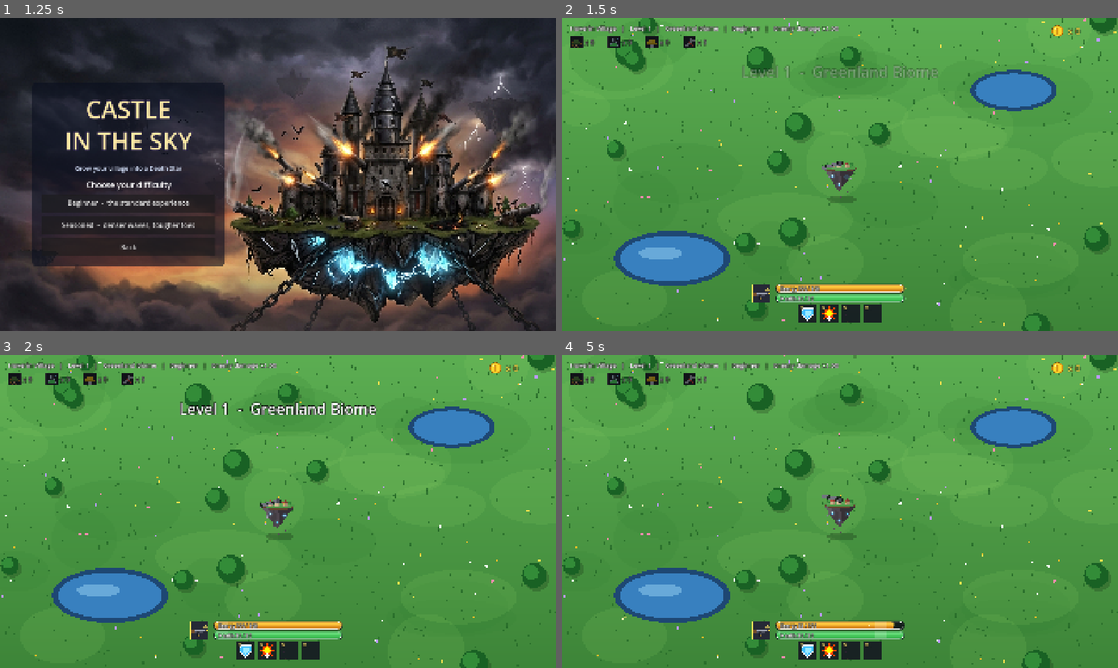
Above: before the commit, frames 1-4 (two rows, left to right).
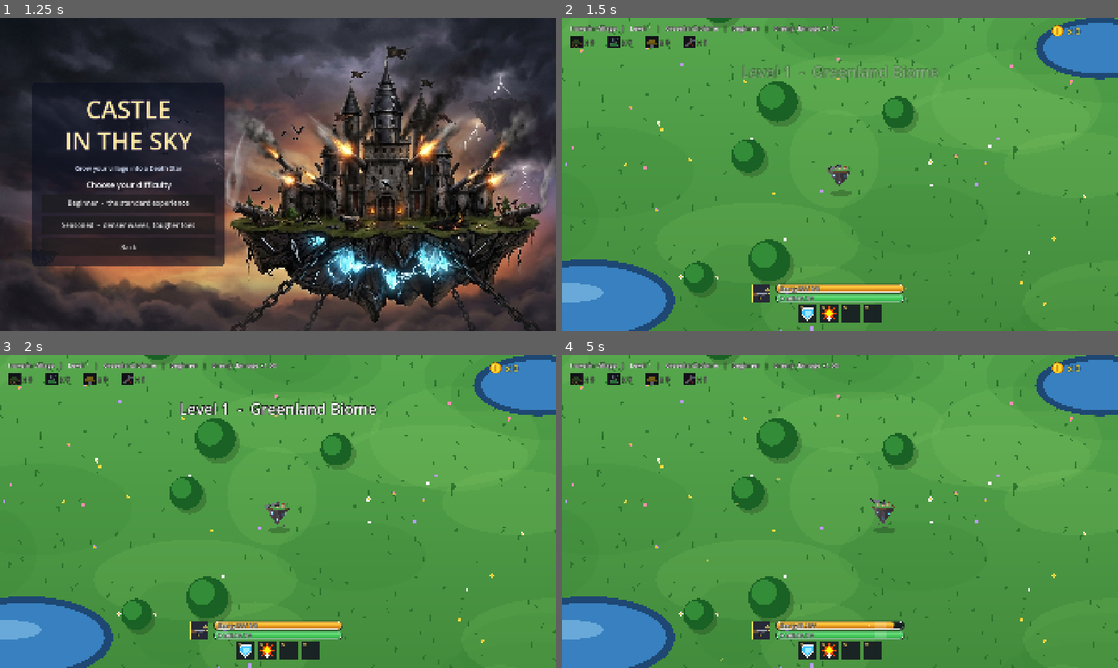
Above: after the commit, the same moments.

Repository: Felankor/adam2d
Game: Godot game, scene res://menu.tscn
The game is run twice, just before and just after one commit, with the same random seed, the same clock (stepped at 60 frames per second) and the same inputs.
Inputs (mouse positions are in pixels of both pictures, inside the frame that each line leads up to):
- Up to frame 1 (1.25 s): click "New Game" at 0.5 s
- Up to frame 2 (1.5 s): click "Beginner - the standard exper…" at 1.25 s
- Up to frame 3 (2 s): no input
- Up to frame 4 (5 s): move the mouse to (962, 495) at 2.02 s; hold D (move_right, bound only after the commit) 2.03-2.75 s; hold Tab (open_shop) 2.03-2.75 s; click (962, 495) at 2.17 s; tap Enter at 2.75 s; drag from (728, 527) to (812, 574) at 2.77 s; tap Space (pause_game) at 3.5 s; move the mouse to (895, 442) at 3.52 s; hold D (move_right, bound only after the commit) 3.53-4.25 s; hold Tab (open_shop) 3.53-4.25 s; click (895, 442) at 3.67 s; drag from (812, 574) to (673, 464) at 4.27 s

Frame 1 is identical in both runs. In frame 2, 19% of the frame differs, in the area x 0-100%, y 0-100%; in frame 3, 19%; in frame 4, 19%.

Commit message:
Moving Castle, Zoom and other features

Diff:
--- a/base.gd
+++ b/base.gd
@@ -57,6 +57,9 @@
 var skill_cd_max: Array[float] = [BARRIER_COOLDOWN, BOOST_COOLDOWN, 1.0, 1.0]
 var barrier_time: float = 0.0
 var boost_time: float = 0.0
+var move_speed: float = 280.0
+var move_mult: float = 1.0          # Thrusters perk: +5% per reward pick
+var _vel: Vector2 = Vector2.ZERO
 
 var aim_angle: float = 0.0
 var _fire_cd: float = 0.0
@@ -142,6 +145,7 @@
 		"max_energy": max_energy,
 		"energy_regen": energy_regen,
 		"damage_mult": damage_mult,
+		"move_mult": move_mult,
 		"weapon_tier": weapon_tier,
 		"auto_cannons": auto_cannons,
 		"auto_interval": auto_interval,
@@ -163,6 +167,7 @@
 	energy = max_energy
 	energy_regen = float(d.get("energy_regen", 20.0))
 	damage_mult = float(d.get("damage_mult", 1.0))
+	move_mult = float(d.get("move_mult", 1.0))
 	weapon_tier = clampi(int(d.get("weapon_tier", 1)), 0, Weapons.MAX_TIER)
 	auto_cannons = int(d.get("auto_cannons", 0))
 	auto_interval = float(d.get("auto_interval", 1.5))
@@ -185,6 +190,7 @@
 	energy = minf(energy + energy_regen * delta, max_energy)
 	_fire_cd -= delta
 	aim_angle = (get_global_mouse_position() - global_position).angle()
+	_move(delta)
 
 	for i in skill_cd.size():
 		skill_cd[i] = maxf(skill_cd[i] - delta, 0.0)
@@ -227,6 +233,22 @@
 			heal(1.0)
 
 	queue_redraw()
+
+# The castle can be flown around the map with the move keys (WASD by default).
+func _move(delta: float) -> void:
+	var dir := Vector2(
+		Input.get_action_strength("move_right") - Input.get_action_strength("move_left"),
+		Input.get_action_strength("move_down") - Input.get_action_strength("move_up"))
+	if dir.length() > 1.0:
+		dir = dir.normalized()
+	_vel = _vel.lerp(dir * move_speed * move_mult, 1.0 - exp(-7.0 * delta))
+	if _vel.length() < 1.0 and dir == Vector2.ZERO:
+		_vel = Vector2.ZERO
+		return
+	var view := Settings.view_rect()
+	var lo := view.position + Vector2(170.0, 210.0)
+	var hi := view.end - Vector2(170.0, 340.0)
+	position = (position + _vel * delta).clamp(lo, hi)
 
 func _fire(angle: float, dmg: float, is_auto: bool) -> void:
 	var dir := Vector2.RIGHT.rotated(angle)
--- a/boss.gd
+++ b/boss.gd
@@ -98,9 +98,9 @@
 	_heading = vel.angle()
 	vel += _update_dodge(delta)      # bosses sidestep shots that fly straight at them
 	position += vel * delta
-	var limit := Settings.WORLD_SIZE
+	var view := Settings.view_rect()
 	var m := radius + 40.0
-	position = position.clamp(Vector2(m, m + 90.0), Vector2(limit.x - m, limit.y - 200.0 - radius * 0.3))
+	position = position.clamp(view.position + Vector2(m, m + 40.0), view.end - Vector2(m, 120.0 + radius * 0.3))
 
 	if regen_rate > 0.0 and hp < max_hp:
 		hp = minf(hp + max_hp * regen_rate * delta, max_hp)
--- a/enemy.gd
+++ b/enemy.gd
@@ -9,7 +9,9 @@
 static var space_mode: bool = false
 var space: bool = false
 
-var kind: String = "soldier"      # "soldier", "tank", "mech", "void" (Boss uses "boss")
+var kind: String = "soldier"      # "soldier", "tank", "mech", "worm", "golem", "demon", "hunter", "void" (Boss uses "boss")
+var is_small: bool = false        # a small golem (spawned when a golem dies) does not split again
+var shoot_interval: float = 2.4
 var is_minion: bool = false       # summoned by a boss: no gold, vanishes when the boss dies
 var is_ally: bool = false
 var hp: float = 10.0
@@ -73,6 +75,40 @@
 			e.damage = 2.0 * dmg_mult
 			e.reward = 3 + int(level * 0.4)
 			e.radius = 22.0
+		"worm":       # Mudland: Bloodworm - tiny, very fast, fragile
+			e.hp = (5.0 + lvl * 1.2) * GameState.hp_mult()
+			e.speed = minf(250.0 + lvl * 4.0, 400.0) * GameState.speed_mult()
+			e.damage = 0.7 * dmg_mult
+			e.reward = 1 + int(level * 0.3)
+			e.radius = 11.0
+		"golem":      # Rocky Mountain: bigger and stronger than a tank, same speed
+			e.hp = (90.0 + lvl * 25.0) * GameState.hp_mult()
+			e.speed = minf(32.0 + lvl * 1.5, 70.0) * GameState.speed_mult()
+			e.damage = 5.0 * dmg_mult
+			e.armor = 0.25
+			e.reward = 8 + int(level * 0.7)
+			e.radius = 38.0
+		"demon":      # Hell: faster and stronger than a golem, 3x its health
+			e.hp = (90.0 + lvl * 25.0) * 3.0 * GameState.hp_mult()
+			e.speed = minf(32.0 + lvl * 1.5, 70.0) * 1.6 * GameState.speed_mult()
+			e.damage = 8.0 * dmg_mult
+			e.armor = 0.1
+			e.reward = 25 + int(level * 1.2)
+			e.radius = 42.0
+		"hunter":     # Space: spawn in packs of 5, dodge again and again, shoot from far away
+			e.hp = (20.0 + lvl * 2.5) * GameState.hp_mult()
+			e.speed = minf(120.0 + lvl * 2.0, 190.0) * GameState.speed_mult()
+			e.damage = 1.5 * dmg_mult
+			e.shoots = true
+			e.shoot_range = randf_range(800.0, 940.0)    # twice a tank's range
+			e.shoot_interval = 3.0
+			e._shoot_cd = randf_range(0.5, 2.5)
+			e.dodge_chance = 0.9
+			e.dodge_cd_time = 0.3
+			e.dodge_dash = 420.0
+			e.reward = 3 + int(level * 0.4)
+			e.radius = 20.0
+			e.space = true
 		_:
 			e.kind = "soldier"
 			e.hp = (10.0 + lvl * 4.0) * GameState.hp_mult()
@@ -80,7 +116,7 @@
 			e.damage = 1.0 * dmg_mult
 			e.reward = 1 + int(level * 0.5)
 			e.radius = 15.0
-	if space_mode:
+	if space_mode and (e.kind == "tank" or e.kind == "mech" or e.kind == "soldier"):
 		e.space = true
 		match e.kind:
 			"tank":      # starship
@@ -101,6 +137,20 @@
 	e.max_hp = e.hp
 	return e
 
+# The smaller golem left behind when a golem is destroyed.
+static func make_small_golem(parent: Enemy) -> Enemy:
+	var e := Enemy.new()
+	e.kind = "golem"
+	e.is_small = true
+	e.hp = parent.max_hp * 0.4
+	e.max_hp = e.hp
+	e.speed = parent.speed
+	e.damage = parent.damage * 0.55
+	e.armor = parent.armor
+	e.reward = maxi(parent.reward / 2, 1)
+	e.radius = 22.0
+	return e
+
 # A weak soldier summoned by a boss. Gives no gold.
 static func make_minion(level: int, hp_scale: float = 0.35) -> Enemy:
 	var e := Enemy.make("soldier", level)
@@ -170,7 +220,7 @@
 		_heading = to_target.angle()
 		_shoot_cd -= delta
 		if _shoot_cd <= 0.0:
-			_shoot_cd = 2.4
+			_shoot_cd = shoot_interval
 			shoot.emit(position + Vector2.RIGHT.rotated(_heading) * 38.0, damage)
 			Sfx.play("tank_fire", -3.0)
 		position += _update_dodge(delta) * delta
@@ -242,8 +292,10 @@
 	_scale_pop = 0.12
 	var back := -Vector2.RIGHT.rotated(_heading)
 	match kind:
-		"tank":
-			_hit_reaction(back, 35.0)    # heavy: barely moves
+		"tank", "golem", "demon":
+			_hit_reaction(back, 35.0 if kind == "tank" else 20.0)    # heavy: barely moves
+		"worm":
+			_hit_reaction(back, 300.0)
 		"mech":
 			_hit_reaction(back, 260.0)   # light: gets thrown back
 		_:
@@ -257,7 +309,7 @@
 	Fx.spawn(par, "number", position + Vector2(0, -radius - 12.0), Color.WHITE, str(int(ceil(dealt))), 1.0, 0.7)
 	if hp <= 0.0:
 		dead = true
-		if kind == "mech":
+		if kind == "mech" or kind == "golem" or kind == "demon":
 			Fx.spawn(par, "explosion", position, Color.WHITE, "", 1.0, 0.6)
 			Sfx.play("explode")
 		else:
@@ -284,6 +336,14 @@
 				_draw_corvette(s)
 			else:
 				_draw_mech(s)
+		"worm":
+			_draw_worm(s)
+		"golem":
+			_draw_golem(s)
+		"demon":
+			_draw_demon(s)
+		"hunter":
+			_draw_hunter(s)
 		"void":
 			_draw_void_lesser(s)
 		_:
@@ -432,3 +492,74 @@
 	draw_line(Vector2(-12, 6), Vector2(18, 4), _c(Color(0.28, 0.3, 0.4)), 2.0)
 	draw_circle(Vector2(10, 0), 5.0, _c(Color(0.5, 0.92, 1.0)))
 	draw_circle(Vector2(-17, 0), 2.5, _c(Color(1.0, 0.2, 0.2)))
+
+# ---------- Biome-specific enemies ----------
+
+# Mudland: Bloodworm
+func _draw_worm(s: float) -> void:
+	draw_set_transform(Vector2.ZERO, _heading, Vector2(s, s))
+	for i in range(6, 0, -1):
+		var y := sin(_walk * 0.35 - float(i) * 0.9) * 4.0
+		var rr := 6.0 - float(i) * 0.6
+		draw_circle(Vector2(-float(i) * 5.0, y), rr, _c(Color(0.62, 0.1, 0.14).lerp(Color(0.32, 0.04, 0.08), float(i) / 6.0)))
+	draw_circle(Vector2(3, 0), 6.0, _c(Color(0.78, 0.16, 0.2)))
+	_poly([Vector2(8, -3), Vector2(13, 0), Vector2(8, 3)], Color(0.2, 0.02, 0.04))
+	draw_circle(Vector2(4, -3), 1.4, Color(1.0, 0.9, 0.3))
+	draw_circle(Vector2(4, 3), 1.4, Color(1.0, 0.9, 0.3))
+
+# Rocky Mountain: Golem (a small golem is the same drawing, scaled down)
+func _draw_golem(s: float) -> void:
+	var sc := s * (0.6 if is_small else 1.0)
+	draw_set_transform(Vector2.ZERO, 0.0, Vector2(sc, sc))
+	var swing := sin(_walk * 1.5) * 5.0
+	var rock := _c(Color(0.42, 0.38, 0.35))
+	var dark := _c(Color(0.26, 0.23, 0.22))
+	draw_circle(Vector2(6, 34), 28.0, Color(0, 0, 0, 0.22))
+	draw_circle(Vector2(-22, 6 + swing), 13.0, dark)
+	draw_circle(Vector2(22, 6 - swing), 13.0, dark)
+	draw_circle(Vector2(-22, 6 + swing), 10.0, rock)
+	draw_circle(Vector2(22, 6 - swing), 10.0, rock)
+	draw_circle(Vector2(-10, 26), 10.0, dark)
+	draw_circle(Vector2(10, 26), 10.0, dark)
+	_poly([Vector2(-20, -12), Vector2(-12, -24), Vector2(12, -24), Vector2(20, -12), Vector2(22, 14), Vector2(10, 28), Vector2(-10, 28), Vector2(-22, 14)], rock)
+	_poly([Vector2(-10, -24), Vector2(-6, -36), Vector2(6, -36), Vector2(10, -24)], dark)
+	var glow := 0.7 + 0.3 * sin(_walk * 2.0)
+	draw_line(Vector2(-12, -8), Vector2(-4, 4), Color(1.0, 0.5, 0.1, glow), 2.0)
+	draw_line(Vector2(-4, 4), Vector2(-9, 16), Color(1.0, 0.5, 0.1, glow), 2.0)
+	draw_line(Vector2(10, -6), Vector2(4, 8), Color(1.0, 0.5, 0.1, glow), 2.0)
+	draw_circle(Vector2(-3, -30), 2.2, Color(1.0, 0.6, 0.15))
+	draw_circle(Vector2(3, -30), 2.2, Color(1.0, 0.6, 0.15))
+
+# Hell: Demon
+func _draw_demon(s: float) -> void:
+	draw_set_transform(Vector2.ZERO, 0.0, Vector2(s, s))
+	var flap := sin(_walk * 0.7) * 8.0
+	var red := _c(Color(0.7, 0.1, 0.1))
+	var dark := _c(Color(0.32, 0.04, 0.06))
+	draw_circle(Vector2(0, 0), 46.0, Color(1.0, 0.4, 0.1, 0.12))
+	draw_circle(Vector2(6, 36), 28.0, Color(0, 0, 0, 0.22))
+	_poly([Vector2(-8, -10), Vector2(-46, -30 + flap), Vector2(-40, -4), Vector2(-30, 8), Vector2(-14, 10)], dark)
+	_poly([Vector2(8, -10), Vector2(46, -30 + flap), Vector2(40, -4), Vector2(30, 8), Vector2(14, 10)], dark)
+	draw_line(Vector2(-30, 28), Vector2(-14, 6), dark, 6.0)
+	draw_line(Vector2(30, 28), Vector2(14, 6), dark, 6.0)
+	_poly([Vector2(-16, -14), Vector2(-10, -22), Vector2(10, -22), Vector2(16, -14), Vector2(18, 14), Vector2(8, 30), Vector2(-8, 30), Vector2(-18, 14)], red)
+	draw_circle(Vector2(0, -30), 13.0, red)
+	_poly([Vector2(-11, -36), Vector2(-20, -54), Vector2(-5, -40)], _c(Color(0.95, 0.9, 0.8)))
+	_poly([Vector2(11, -36), Vector2(20, -54), Vector2(5, -40)], _c(Color(0.95, 0.9, 0.8)))
+	draw_circle(Vector2(-5, -31), 2.6, Color(1.0, 0.9, 0.2))
+	draw_circle(Vector2(5, -31), 2.6, Color(1.0, 0.9, 0.2))
+	draw_line(Vector2(-5, -24), Vector2(5, -24), Color(0.15, 0.0, 0.0), 2.0)
+	var fl := 0.6 + 0.4 * sin(_walk * 1.3)
+	_poly([Vector2(-6, 30), Vector2(0, 44 + 6.0 * fl), Vector2(6, 30)], Color(1.0, 0.55, 0.1, 0.9))
+
+# Space: Hunter (members of a pack of 5)
+func _draw_hunter(s: float) -> void:
+	draw_set_transform(Vector2.ZERO, _heading, Vector2(s, s))
+	_engine_flame(Vector2(-16, -5), 5.0)
+	_engine_flame(Vector2(-16, 5), 5.0)
+	_poly_sym([Vector2(8, -6), Vector2(-14, -18), Vector2(-18, -14), Vector2(-8, -4)], _c(Color(0.35, 0.1, 0.25)))
+	_poly([Vector2(28, 0), Vector2(8, -8), Vector2(-16, -9), Vector2(-14, 0), Vector2(-16, 9), Vector2(8, 8)], _c(Color(0.62, 0.16, 0.38)))
+	_poly([Vector2(28, 0), Vector2(14, -4), Vector2(14, 4)], _c(Color(0.9, 0.9, 0.95)))
+	draw_line(Vector2(4, -17), Vector2(22, -17), _c(Color(0.12, 0.05, 0.1)), 2.5)
+	draw_line(Vector2(4, 17), Vector2(22, 17), _c(Color(0.12, 0.05, 0.1)), 2.5)
+	draw_circle(Vector2(6, 0), 3.0, _c(Color(1.0, 0.85, 0.3)))
--- a/help_panel.gd
+++ b/help_panel.gd
@@ -47,6 +47,8 @@
 	_heading("Controls")
 	_key_row("Aim", "Mouse")
 	_key_row("Fire (hold)", "Left mouse button")
+	_key_row("Move the castle", "%s %s %s %s" % [Keybinds.key_text("move_up"), Keybinds.key_text("move_left"), Keybinds.key_text("move_down"), Keybinds.key_text("move_right")])
+	_key_row("Zoom in / out", "Mouse wheel")
 	_key_row("Pause game", Keybinds.key_text("pause_game"))
 	_key_row("Open shop", Keybinds.key_text("open_shop"))
 	_key_row("Skill slot 1 (Barrier)", Keybinds.key_text("skill_1"))
--- a/icons.gd
+++ b/icons.gd
@@ -39,6 +39,8 @@
 			_walls(ci)
 		"sight":
 			_sight(ci)
+		"speed":
+			_speed(ci)
 		"coin":
 			ci.draw_texture_rect(CoinTex.get_texture(), Rect2(8, 8, 48, 48), false)
 		# helpers
@@ -63,6 +65,14 @@
 			_star(ci)
 	ci.draw_set_transform(Vector2.ZERO, 0.0, Vector2.ONE)
 
+static func _speed(ci: CanvasItem) -> void:
+	for y in [18.0, 32.0, 46.0]:
+		ci.draw_line(Vector2(6, y), Vector2(22, y), Color(0.6, 0.9, 1.0, 0.7), 3.0)
+	for i in 2:
+		var x := 26.0 + i * 16.0
+		var pts := PackedVector2Array([Vector2(x, 14), Vector2(x + 14, 32), Vector2(x, 50), Vector2(x + 7, 32)])
+		ci.draw_colored_polygon(pts, Color(0.35, 0.85, 1.0) if i == 0 else Color(0.7, 0.95, 1.0))
+
 # ---------- weapons ----------
 
 static func _machinegun(ci: CanvasItem) -> void:
--- a/keybinds.gd
+++ b/keybinds.gd
@@ -3,8 +3,12 @@
 
 # Rebindable actions. Esc (menu), the number keys in the shop and the
 # mouse button are fixed.
-const ORDER := ["pause_game", "open_shop", "skill_1", "skill_2", "skill_3", "skill_4"]
+const ORDER := ["move_up", "move_left", "move_down", "move_right", "pause_game", "open_shop", "skill_1", "skill_2", "skill_3", "skill_4"]
 const LABELS := {
+	"move_up": "Move up",
+	"move_left": "Move left",
+	"move_down": "Move down",
+	"move_right": "Move right",
 	"pause_game": "Pause game",
 	"open_shop": "Open shop",
 	"skill_1": "Skill slot 1",
@@ -13,6 +17,10 @@
 	"skill_4": "Skill slot 4",
 }
 const DEFAULTS := {
+	"move_up": KEY_W,
+	"move_left": KEY_A,
+	"move_down": KEY_S,
+	"move_right": KEY_D,
 	"pause_game": KEY_SPACE,
 	"open_shop": KEY_TAB,
 	"skill_1": KEY_V,
--- a/main.gd
+++ b/main.gd
@@ -29,6 +29,7 @@
 	{"id": "walls", "name": "Thicker walls", "icon": "walls", "desc": "Max health +10 and heal 10"},
 	{"id": "repair", "name": "Field repairs", "icon": "repair", "desc": "Heal 50% of max health"},
 	{"id": "coins", "name": "Tax collection", "icon": "coin", "desc": "Gain bonus gold\n(more in later levels)"},
+	{"id": "speed", "name": "Thrusters", "icon": "speed", "desc": "Castle move speed +5%"},
 	{"id": "laser", "name": "Laser sight", "icon": "sight", "desc": "A red laser shows exactly\nwhere your weapon will hit"},
 ]
 
@@ -64,6 +65,8 @@
 var _msg_time: float = 0.0
 var _banner_tween: Tween
 var _shake: float = 0.0
+var _zoom: float = Settings.VIEW_ZOOM
+var _zoom_target: float = Settings.VIEW_ZOOM
 var _clear_timer: float = -1.0
 var _boss_level: bool = false
 
@@ -81,6 +84,7 @@
 	if not data.is_empty():
 		_apply_save(data)
 	backdrop.biome = biome
+	_fit_backdrop(backdrop)
 	add_child(backdrop)
 	add_child(base)
 	base.destroyed.connect(_on_base_destroyed)
@@ -90,6 +94,7 @@
 	camera = Camera2D.new()
 	camera.position = Settings.WORLD_SIZE * 0.5
 	add_child(camera)
+	camera.zoom = Vector2(Settings.VIEW_ZOOM, Settings.VIEW_ZOOM)
 	camera.make_current()
 
 	var layer := CanvasLayer.new()
@@ -236,6 +241,8 @@
 	var new_biome := _biome_for(level)
 	if new_biome != biome:
 		_change_biome(new_biome)
+		if new_biome < BIOME_ENEMY_NOTES.size() and BIOME_ENEMY_NOTES[new_biome] != "":
+			_notify(str(BIOME_ENEMY_NOTES[new_biome]), "skull", Color(1.0, 0.6, 0.3))
 	var title := "Level %d  -  %s" % [level, BIOME_NAMES[biome]]
 	_boss_level = level % LEVELS_PER_BIOME == 0
 	Enemy.space_mode = biome == SPACE_BIOME
@@ -263,6 +270,7 @@
 	var old := backdrop
 	var fresh := Backdrop.new()
 	fresh.biome = new_biome
+	_fit_backdrop(fresh)
 	fresh.modulate.a = 0.0
 	add_child(fresh)
 	move_child(fresh, old.get_index() + 1)
@@ -270,6 +278,12 @@
 	var tw := create_tween()
 	tw.tween_property(fresh, "modulate:a", 1.0, 3.0)
 	tw.tween_callback(old.queue_free)
+
+# The backdrop is drawn for 1920x1080; stretch it to cover the whole visible map.
+func _fit_backdrop(b: Backdrop) -> void:
+	var k := 1.0 / Settings.ZOOM_MIN
+	b.scale = Vector2(k, k)
+	b.position = Settings.WORLD_SIZE * 0.5 * (1.0 - k)
 
 func _show_banner(text: String, important: bool = false) -> void:
 	banner.text = text
@@ -295,6 +309,7 @@
 
 func _process(delta: float) -> void:
 	_update_cursor()
+	_update_camera(delta)
 	if _manual_paused:
 		# Blink the "game paused" popup until the game resumes
 		pause_panel.visible = int(Time.get_ticks_msec() / 500.0) % 2 == 0
@@ -303,6 +318,9 @@
 	if get_tree().paused:
 		return
 	_update_shake(delta)
+	for group in ["enemies", "allies", "bolts"]:
+		for node in get_tree().get_nodes_in_group(group):
+			node.set("target", base.position)
 	if _msg_time > 0.0:
 		_msg_time -= delta
 		if _msg_time <= 0.0:
@@ -350,6 +368,22 @@
 			over = true
 			break
 	Cursors.set_mode(Cursors.Mode.AGGRESSIVE if over else Cursors.Mode.CROSSHAIR)
+
+# Smooth mouse-wheel zoom. When zoomed in, the camera follows the castle but never
+# leaves the play area.
+func _update_camera(delta: float) -> void:
+	_zoom = lerpf(_zoom, _zoom_target, 1.0 - exp(-10.0 * delta))
+	camera.zoom = Vector2(_zoom, _zoom)
+	var view := Settings.WORLD_SIZE / _zoom
+	var arena := Settings.view_rect().size
+	var c := Settings.WORLD_SIZE * 0.5
+	var half := (arena - view) * 0.5
+	var want := c
+	if half.x > 0.0:
+		want.x = clampf(base.position.x, c.x - half.x, c.x + half.x)
+	if half.y > 0.0:
+		want.y = clampf(base.position.y, c.y - half.y, c.y + half.y)
+	camera.position = camera.position.lerp(want, 1.0 - exp(-6.0 * delta))
 
 func _add_shake(amount: float) -> void:
 	_shake = maxf(_shake, amount)
@@ -439,6 +473,9 @@
 			var gain := 5 + level * 3
 			coins += gain
 			return "Collected %d gold" % gain
+		"speed":
+			base.move_mult += 0.05
+			return "Move speed +5%"
 		"laser":
 			base.laser = true
 			return "Laser sight installed"
@@ -448,21 +485,53 @@
 
 # A point just outside the screen, in a random direction from the base.
 func _edge_spawn_pos() -> Vector2:
-	var d := Vector2.RIGHT.rotated(randf() * TAU)
-	var rect := Rect2(Vector2.ZERO, Settings.WORLD_SIZE).grow(60.0)
-	var tx := INF
-	var ty := INF
-	if absf(d.x) > 0.0001:
-		tx = ((rect.end.x if d.x > 0.0 else rect.position.x) - BASE_POS.x) / d.x
-	if absf(d.y) > 0.0001:
-		ty = ((rect.end.y if d.y > 0.0 else rect.position.y) - BASE_POS.y) / d.y
-	return BASE_POS + d * minf(tx, ty)
+	var rect := Settings.view_rect().grow(60.0)
+	var c := rect.get_center()
+	var pos := c
+	for attempt in 8:
+		var d := Vector2.RIGHT.rotated(randf() * TAU)
+		var tx := INF
+		var ty := INF
+		if absf(d.x) > 0.0001:
+			tx = ((rect.end.x if d.x > 0.0 else rect.position.x) - c.x) / d.x
+		if absf(d.y) > 0.0001:
+			ty = ((rect.end.y if d.y > 0.0 else rect.position.y) - c.y) / d.y
+		pos = c + d * minf(tx, ty)
+		if pos.distance_to(base.position) > 550.0:   # never spawn on top of the castle
+			break
+	return pos
+
+const BIOME_ENEMY_NOTES := [
+	"",
+	"Bloodworms swarm in - tiny, very fast and fragile!",
+	"Golems approach - they split into a smaller golem when destroyed!",
+	"Demons rise from the lava - tough, fast and brutal!",
+	"Hunter packs incoming - they dodge a lot and shoot from far away!",
+]
 
 func _pick_kind() -> String:
+	var special := ""
+	var w_special := 0.0
+	match biome:
+		1:
+			special = "worm"
+			w_special = 40.0
+		2:
+			special = "golem"
+			w_special = 22.0
+		3:
+			special = "demon"
+			w_special = 16.0
+		4:
+			special = "hunter"
+			w_special = 14.0
 	var w_mech := 0.0 if level < 2 else minf(18.0 + level * 1.5, 40.0)
 	var w_tank := 0.0 if level < 3 else minf(10.0 + level * 1.5, 30.0)
-	var total := 100.0 + w_mech + w_tank
+	var total := 100.0 + w_mech + w_tank + w_special
 	var r := randf() * total
+	if r < w_special:
+		return special
+	r -= w_special
 	if r < w_tank:
 		return "tank"
 	if r < w_tank + w_mech:
@@ -484,17 +553,32 @@
 	if biome != SPACE_BIOME and randf() < ALLY_CHANCE:   # no refugees in space
 		e = Enemy.make_ally()
 	else:
-		e = Enemy.make(_pick_kind(), level)
+		var k := _pick_kind()
+		if k == "hunter":
+			_spawn_hunters()
+			return
+		e = Enemy.make(k, level)
 		alive += 1
 	e.position = _edge_spawn_pos()
-	e.target = BASE_POS
+	e.target = base.position
 	e.reach = base.body_radius()
 	_register_mob(e)
+
+# Hunters arrive as a pack of five.
+func _spawn_hunters() -> void:
+	var center := _edge_spawn_pos()
+	for i in 5:
+		var h := Enemy.make("hunter", level)
+		h.position = center + Vector2.RIGHT.rotated(TAU * float(i) / 5.0) * 50.0
+		h.target = base.position
+		h.reach = base.body_radius()
+		alive += 1
+		_register_mob(h)
 
 func _spawn_soldier_at(pos: Vector2) -> void:
 	var s := Enemy.make("soldier", level)
 	s.position = pos
-	s.target = BASE_POS
+	s.target = base.position
 	s.reach = base.body_radius()
 	alive += 1
 	_register_mob(s, true)
@@ -507,7 +591,7 @@
 		var m := Enemy.make_minion(level)
 		var a := randf() * TAU
 		m.position = pos + Vector2.RIGHT.rotated(a) * randf_range(50.0, 120.0)
-		m.target = BASE_POS
+		m.target = base.position
 		m.reach = base.body_radius()
 		alive += 1
 		_register_mob(m, true)
@@ -516,7 +600,7 @@
 	var b := Boss.make_boss(level, biome)
 	b.boss_name = BOSS_NAMES[biome]
 	b.position = _edge_spawn_pos()
-	b.target = BASE_POS
+	b.target = base.position
 	b.died.connect(_on_enemy_died)
 	b.summon.connect(_spawn_minions)
 	b.summon_lesser.connect(_on_boss_lesser)
@@ -531,7 +615,7 @@
 func _on_boss_lesser(pos: Vector2, hp: float, dmg: float, spd: float) -> void:
 	var e := Enemy.make_void_lesser(hp, dmg, spd)
 	e.position = pos
-	e.target = BASE_POS
+	e.target = base.position
 	e.reach = base.body_radius()
 	alive += 1
 	_register_mob(e, true)
@@ -546,7 +630,7 @@
 func _on_boss_bolt(from_pos: Vector2, dmg: float) -> void:
 	var b := EnemyBolt.new()
 	b.position = from_pos
-	b.target = BASE_POS
+	b.target = base.position
 	b.damage = dmg
 	b.reach = base.body_radius()
 	b.hit_base.connect(base.take_damage)
@@ -557,7 +641,7 @@
 	b.style = "shell"
 	b.speed = 340.0
 	b.position = origin
-	b.target = BASE_POS
+	b.target = base.position
 	b.damage = dmg
 	b.reach = base.body_radius()
 	b.hit_base.connect(base.take_damage)
@@ -572,9 +656,18 @@
 	if e.kind == "mech":
 		# The vehicle explodes and leaves 3 soldiers spread to its sides.
 		_add_shake(7.0)
-		var side := (BASE_POS - e.position).normalized().orthogonal()
+		var side := (base.position - e.position).normalized().orthogonal()
 		for off in [-55.0, 0.0, 55.0]:
 			_spawn_soldier_at(e.position + side * off)
+	elif e.kind == "golem" and not e.is_small:
+		# The golem crumbles and leaves one smaller golem behind.
+		_add_shake(9.0)
+		var sg := Enemy.make_small_golem(e)
+		sg.position = e.position
+		sg.target = base.position
+		sg.reach = base.body_radius()
+		alive += 1
+		_register_mob(sg, true)
 	elif e.kind == "boss":
 		_add_shake(22.0)
 		_notify("%s defeated!  +%d" % [BOSS_NAMES[biome], e.reward], "coin", Color(1.0, 0.85, 0.3))
@@ -621,6 +714,12 @@
 # ---------- Input: Esc menu, pause, shop, skills ----------
 
 func _input(event: InputEvent) -> void:
+	var mb := event as InputEventMouseButton
+	if mb != null and mb.pressed and (mb.button_index == MOUSE_BUTTON_WHEEL_UP or mb.button_index == MOUSE_BUTTON_WHEEL_DOWN):
+		if not (shop_menu.visible or upgrade_menu.visible or pause_menu.visible):
+			var step := 1.1 if mb.button_index == MOUSE_BUTTON_WHEEL_UP else 1.0 / 1.1
+			_zoom_target = clampf(_zoom_target * step, Settings.ZOOM_MIN, Settings.ZOOM_MAX)
+		return
 	var key := event as InputEventKey
 	if key == null or not key.pressed or key.echo:
 		return
--- a/settings.gd
+++ b/settings.gd
@@ -5,6 +5,14 @@
 # The game is designed for a 1920x1080 virtual screen. Godot scales it to
 # the real window, so 1080p, 2K (1440p) and 4K monitors all look sharp.
 const WORLD_SIZE := Vector2(1920, 1080)
+const VIEW_ZOOM := 0.75    # default zoom and the size of the play area (0.75 = 2560x1440)
+const ZOOM_MIN := 0.5      # mouse-wheel zoom limits
+const ZOOM_MAX := 1.5
+
+# The part of the map the camera actually shows.
+static func view_rect() -> Rect2:
+	var size := WORLD_SIZE / VIEW_ZOOM
+	return Rect2((WORLD_SIZE - size) * 0.5, size)
 
 static var fullscreen: bool = false
 static var volume: float = 1.0
--- a/weapons.gd
+++ b/weapons.gd
@@ -15,7 +15,7 @@
 # Auto-weapon damage per shot (they fire every auto_interval seconds)
 const AUTO_DAMAGE := [3.0, 8.0, 18.0, 14.0]
 # Gold price of the upgrade that leads TO tier index+1
-const UPGRADE_PRICE := [100, 400, 1000]
+const UPGRADE_PRICE := [100, 400, 2000]
 # Projectile style per tier ("beam" = instant piercing laser)
 const STYLE := ["bullet", "shell", "rocket", "beam"]
 const SOUNDS := ["mg", "shoot", "rocket", "laser"]
